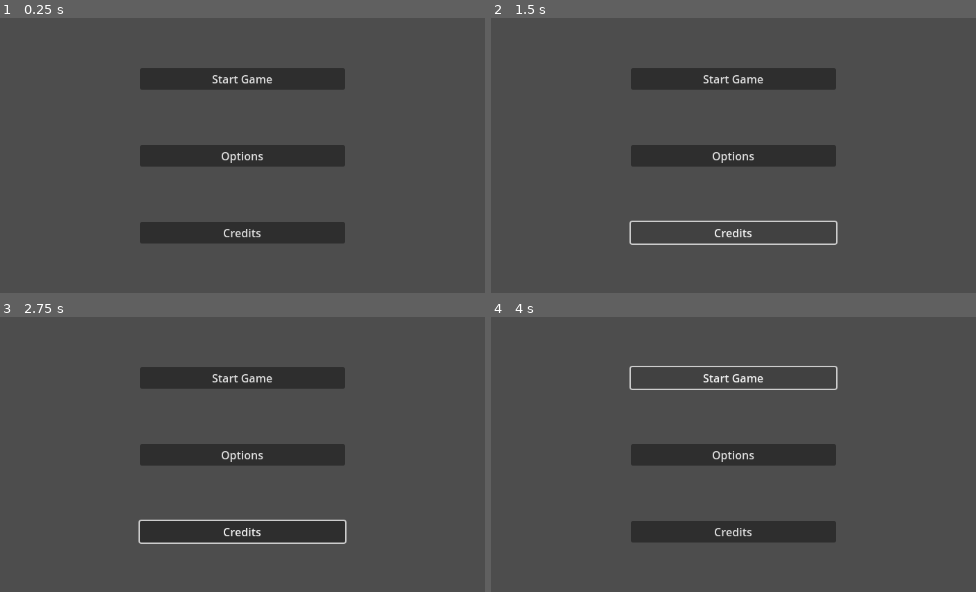
Above: before the commit, frames 1-4 (two rows, left to right).
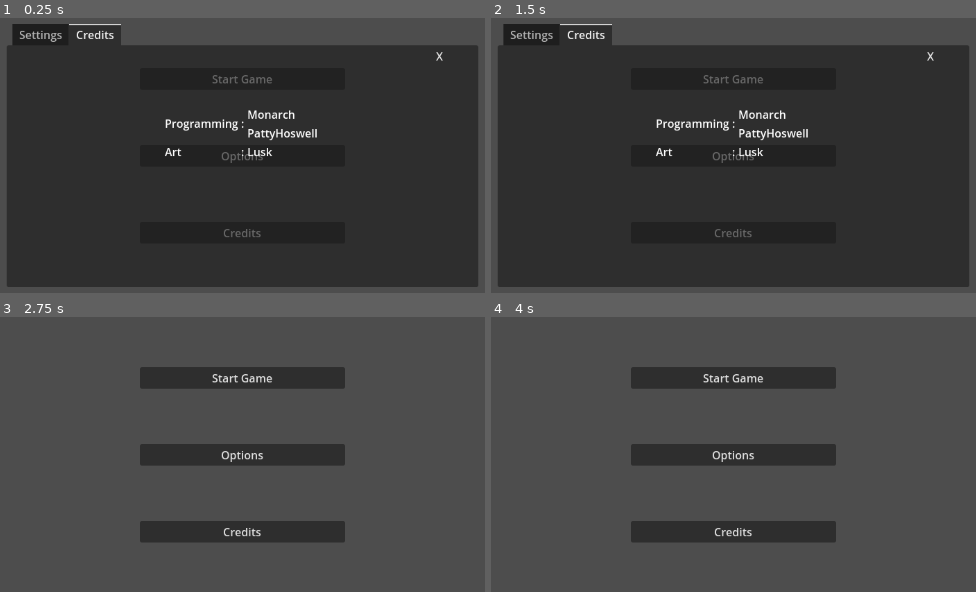
Above: after the commit, the same moments.

Repository: chesedcore/RushRecklessly
Game: Godot game, scene res://Scenes/title_screen.tscn
Two runs of this game, one before a commit and one after it. Both use one fixed random seed, a clock stepped at 60 frames per second and the inputs below.
Inputs (mouse positions are in pixels of both pictures, inside the frame that each line leads up to):
- Up to frame 1 (0.25 s): no input
- Up to frame 2 (1.5 s): click "Options" at 0.5 s; click "Credits" at 1.25 s
- Up to frame 3 (2.75 s): click (441, 355) at 2 s, where only the run after the commit has a clickable "X"
- Up to frame 4 (4 s): click "Start Game" at 2.75 s; click "Start Game" at 3.5 s

The runs differ from the first frame. In frame 1, 77% of the frame differs, in the area x 1-99%, y 2-98%; in frame 2, 80%; in frame 3, 0.7%; in frame 4, 0.7%.

Commit message:
Options Menu

Diff:
--- /dev/null
+++ b/Rush/Scenes/options_menu.tscn
@@ -0,0 +1,114 @@
+[gd_scene load_steps=2 format=3 uid="uid://d21jndjhn34a1"]
+
+[ext_resource type="Script" uid="uid://cwm4vkaymq751" path="res://Script/options_menu.gd" id="1_plplt"]
+
+[node name="OptionsMenu" type="Control"]
+layout_mode = 3
+anchors_preset = 8
+anchor_left = 0.5
+anchor_top = 0.5
+anchor_right = 0.5
+anchor_bottom = 0.5
+offset_left = -340.0
+offset_top = -190.0
+offset_right = 340.0
+offset_bottom = 190.0
+grow_horizontal = 2
+grow_vertical = 2
+pivot_offset = Vector2(340, 190)
+script = ExtResource("1_plplt")
+
+[node name="TabContainer" type="TabContainer" parent="."]
+layout_mode = 1
+anchors_preset = 15
+anchor_right = 1.0
+anchor_bottom = 1.0
+grow_horizontal = 2
+grow_vertical = 2
+current_tab = 1
+
+[node name="Settings" type="TabBar" parent="TabContainer"]
+visible = false
+layout_mode = 2
+metadata/_tab_index = 0
+
+[node name="Label" type="Label" parent="TabContainer/Settings"]
+layout_mode = 0
+offset_right = 40.0
+offset_bottom = 23.0
+text = "ballls"
+
+[node name="Credits" type="TabBar" parent="TabContainer"]
+layout_mode = 2
+metadata/_tab_index = 1
+
+[node name="VBoxContainer" type="VBoxContainer" parent="TabContainer/Credits"]
+layout_mode = 1
+anchors_preset = 8
+anchor_left = 0.5
+anchor_top = 0.5
+anchor_right = 0.5
+anchor_bottom = 0.5
+offset_left = -112.5
+offset_top = -86.5
+offset_right = 112.5
+offset_bottom = 105.0
+grow_horizontal = 2
+grow_vertical = 2
+
+[node name="Category" type="HBoxContainer" parent="TabContainer/Credits/VBoxContainer"]
+layout_mode = 2
+
+[node name="Title" type="Label" parent="TabContainer/Credits/VBoxContainer/Category"]
+layout_mode = 2
+size_flags_horizontal = 2
+text = "Programming"
+
+[node name="Separator" type="Label" parent="TabContainer/Credits/VBoxContainer/Category"]
+layout_mode = 2
+text = ":"
+
+[node name="Names" type="VBoxContainer" parent="TabContainer/Credits/VBoxContainer/Category"]
+layout_mode = 2
+size_flags_horizontal = 3
+
+[node name="Label" type="Label" parent="TabContainer/Credits/VBoxContainer/Category/Names"]
+layout_mode = 2
+text = "Monarch"
+
+[node name="Label2" type="Label" parent="TabContainer/Credits/VBoxContainer/Category/Names"]
+layout_mode = 2
+text = "PattyHoswell"
+
+[node name="Category2" type="HBoxContainer" parent="TabContainer/Credits/VBoxContainer"]
+layout_mode = 2
+
+[node name="Title" type="Label" parent="TabContainer/Credits/VBoxContainer/Category2"]
+layout_mode = 2
+size_flags_horizontal = 3
+text = "Art"
+
+[node name="Separator" type="Label" parent="TabContainer/Credits/VBoxContainer/Category2"]
+layout_mode = 2
+text = ":"
+
+[node name="Names" type="VBoxContainer" parent="TabContainer/Credits/VBoxContainer/Category2"]
+layout_mode = 2
+size_flags_horizontal = 3
+
+[node name="Label" type="Label" parent="TabContainer/Credits/VBoxContainer/Category2/Names"]
+layout_mode = 2
+text = "Lusk"
+
+[node name="Close" type="Button" parent="."]
+unique_name_in_owner = true
+layout_mode = 1
+anchors_preset = 1
+anchor_left = 1.0
+anchor_right = 1.0
+offset_left = -112.0
+offset_top = 31.0
+offset_bottom = 62.0
+grow_horizontal = 0
+text = "X"
+flat = true
--- a/Rush/Scenes/title_screen.tscn
+++ b/Rush/Scenes/title_screen.tscn
@@ -1,6 +1,7 @@
-[gd_scene load_steps=2 format=3 uid="uid://cscdryjcof1hb"]
+[gd_scene load_steps=3 format=3 uid="uid://cscdryjcof1hb"]
 
 [ext_resource type="Script" uid="uid://cg31pbux25747" path="res://Script/title_screen.gd" id="1_klylv"]
+[ext_resource type="PackedScene" uid="uid://d21jndjhn34a1" path="res://Scenes/options_menu.tscn" id="2_p3fck"]
 
 [node name="TitleScreen" type="Node2D"]
 script = ExtResource("1_klylv")
@@ -36,3 +37,6 @@
 unique_name_in_owner = true
 layout_mode = 2
 text = "Credits"
+
+[node name="OptionsMenu" parent="UI" instance=ExtResource("2_p3fck")]
+unique_name_in_owner = true
--- /dev/null
+++ b/Rush/Script/options_menu.gd
@@ -0,0 +1,14 @@
+extends Control
+
+var open_close_tween : Tween
+
+func _ready() -> void:
+	%Close.pressed.connect(_on_close_pressed)
+
+func _on_close_pressed() -> void:
+	set_menu_visible(false)
+
+func set_menu_visible(is_visible: bool) -> void:
+	open_close_tween = create_tween()
+	var final_val = 1.0 if is_visible else 0.0
+	open_close_tween.tween_property(self, "scale:x", final_val, 0.25)
--- a/Rush/Script/title_screen.gd
+++ b/Rush/Script/title_screen.gd
@@ -9,7 +9,7 @@
 	print("Pressed Start")
 
 func _on_options_pressed() -> void:
-	print("Pressed Options")
+	%OptionsMenu.set_menu_visible(true)
 
 func _on_credits_pressed() -> void :
 	print("Pressed Credits")
Not shown, added: Rush/Script/options_menu.gd.uid
